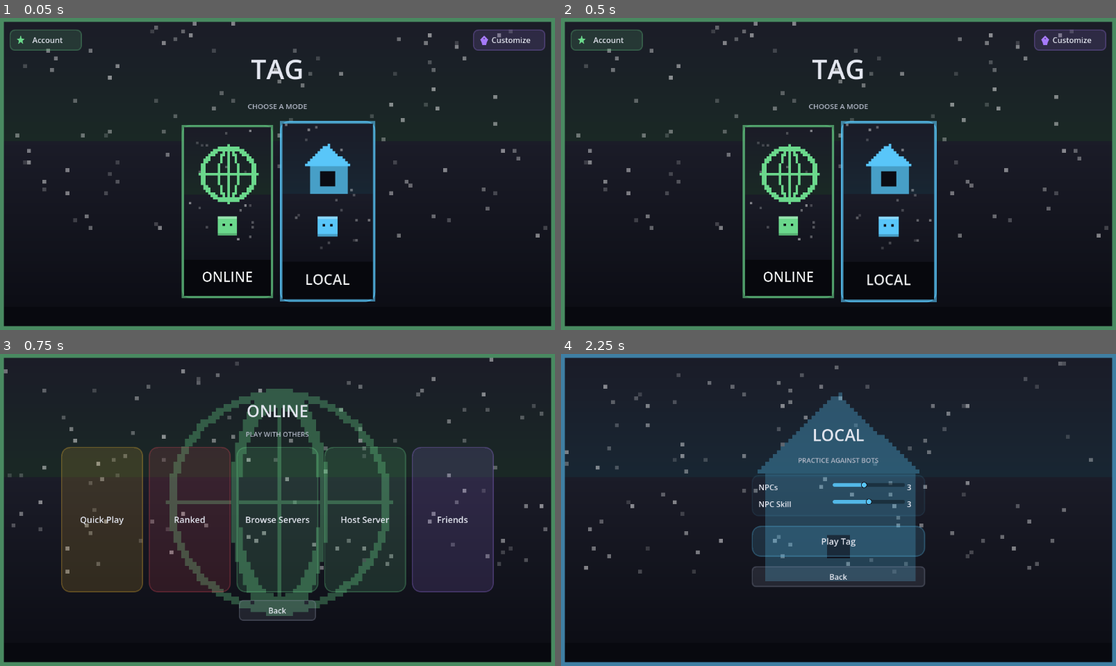
Above: before the commit, frames 1-4 (two rows, left to right).
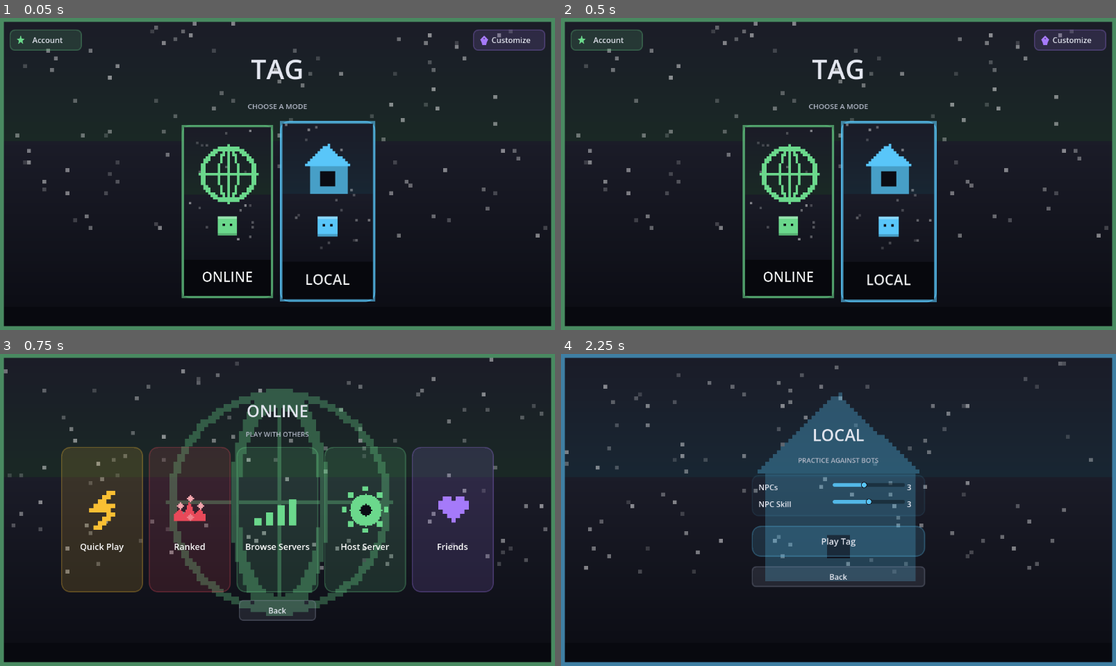
Above: after the commit, the same moments.

Repository: SumDumIdiut/tag
Game: Godot game, scene res://main/bootstrap.tscn
Same seed, same stepped clock (60 frames per second), same inputs: the game is played once before the commit and once after it.
Inputs (mouse positions are in pixels of both pictures, inside the frame that each line leads up to):
- Up to frame 1 (0.05 s): no input
- Up to frame 2 (0.5 s): no input
- Up to frame 3 (0.75 s): click (227, 547) at 0.52 s
- Up to frame 4 (2.25 s): click "Back" at 1.25 s; click (888, 547) at 2.02 s

Frames 1-2 are identical in both runs. In frame 3, 2.4% of the frame differs, in the area x 14-85%, y 42-64%; in frame 4, nothing differs.

Commit message:
Add pixel-art icons to the Online submenu's 5 plain bars
Quick Play/Ranked/Browse Servers/Host Server/Friends were the only
buttons left with no art at all after the mode-button and background
work -- same icon library, cropped to a standalone glyph and layered
above each bar's own label (now moved into a proper bottom band)
rather than replacing the existing styled button outright.

Also fixes the heart icon itself: the circles-plus-triangle version
lost its notch entirely at small sizes and read as a rounded blob
(confirmed by screenshot on the Friends bar icon) -- rebuilt as an
explicit bitmap, same fix already applied to the lightning bolt.
Republished the corrected friends_menu background live.

Diff:
--- a/game/main/online_menu.gd
+++ b/game/main/online_menu.gd
@@ -8,6 +8,8 @@
 @onready var browse_button: Button = $VBox/BarRow/BrowseButton
 @onready var host_button: Button = $VBox/BarRow/HostButton
 @onready var back_button: Button = $VBox/BackButton
+
+const BAR_ICON_PATH := "res://assets/icons/online_bars/%s.png"
 
 func _ready() -> void:
 	UIStyle.add_background(self, "online_menu")
@@ -20,8 +22,10 @@
 	UIStyle.style_button(browse_button, UIStyle.COLOR_ONLINE, 18)
 	UIStyle.style_button(host_button, UIStyle.COLOR_ONLINE, 18)
 	UIStyle.style_back_button(back_button)
-	for btn in [quick_play_button, ranked_button, browse_button, host_button]:
-		btn.add_theme_font_size_override("font_size", 18)
+	_add_bar_icon(quick_play_button, "quick_play")
+	_add_bar_icon(ranked_button, "ranked")
+	_add_bar_icon(browse_button, "browse_servers")
+	_add_bar_icon(host_button, "host_server")
 
 	quick_play_button.pressed.connect(_on_quick_play_pressed)
 	ranked_button.pressed.connect(_on_ranked_pressed)
@@ -29,6 +33,47 @@
 	host_button.pressed.connect(_on_host_pressed)
 	back_button.pressed.connect(_on_back_pressed)
 	_build_friends_bar()
+
+## Moves a bar's own text down into a bottom label band and adds a small
+## icon (see tools/generate_menu_art.gd's bar-icon output) above it --
+## same icon-then-label composition the mode-button whole-image art uses
+## (main_menu.gd), just layered onto the existing styled button instead of
+## replacing it with a painted image outright.
+func _add_bar_icon(btn: Button, icon_key: String) -> void:
+	var icon_path := BAR_ICON_PATH % icon_key
+	if not ResourceLoader.exists(icon_path):
+		return
+	var label_text := btn.text
+	btn.text = ""
+	btn.clip_contents = true
+
+	var layout := VBoxContainer.new()
+	layout.mouse_filter = Control.MOUSE_FILTER_IGNORE
+	layout.set_anchors_preset(Control.PRESET_FULL_RECT)
+	layout.alignment = BoxContainer.ALIGNMENT_CENTER
+	layout.add_theme_constant_override("separation", 16)
+	btn.add_child(layout)
+
+	var icon_wrap := CenterContainer.new()
+	icon_wrap.mouse_filter = Control.MOUSE_FILTER_IGNORE
+	icon_wrap.custom_minimum_size = Vector2(0, 72)
+	layout.add_child(icon_wrap)
+	var icon := TextureRect.new()
+	icon.texture = load(icon_path)
+	icon.custom_minimum_size = Vector2(64, 64)
+	icon.stretch_mode = TextureRect.STRETCH_KEEP_ASPECT_CENTERED
+	icon.mouse_filter = Control.MOUSE_FILTER_IGNORE
+	icon_wrap.add_child(icon)
+
+	var label := Label.new()
+	label.text = label_text
+	label.horizontal_alignment = HORIZONTAL_ALIGNMENT_CENTER
+	label.autowrap_mode = TextServer.AUTOWRAP_WORD
+	label.custom_minimum_size.x = 150
+	label.add_theme_font_size_override("font_size", 18)
+	label.add_theme_color_override("font_color", Color.WHITE)
+	label.mouse_filter = Control.MOUSE_FILTER_IGNORE
+	layout.add_child(label)
 
 ## Built in code rather than added to the .tscn -- appended as a 5th bar
 ## in BarRow, same "extend an existing hand-authored screen without
@@ -40,9 +85,9 @@
 	friends_button.custom_minimum_size = quick_play_button.custom_minimum_size
 	friends_button.clip_contents = true
 	UIStyle.style_button(friends_button, UIStyle.COLOR_SHOP, 18)
-	friends_button.add_theme_font_size_override("font_size", 18)
 	friends_button.pressed.connect(func(): get_tree().change_scene_to_file("res://main/friends_menu.tscn"))
 	bar_row.add_child(friends_button)
+	_add_bar_icon(friends_button, "friends")
 
 func _on_quick_play_pressed() -> void:
 	get_tree().change_scene_to_file("res://main/quick_play.tscn")
--- a/game/tools/generate_menu_art.gd
+++ b/game/tools/generate_menu_art.gd
@@ -17,6 +17,7 @@
 
 const BACKGROUND_OUT_DIR := "res://assets/backgrounds"
 const MODE_BUTTON_OUT_DIR := "res://assets/icons/mode_buttons"
+const BAR_ICON_OUT_DIR := "res://assets/icons/online_bars"
 
 const BG_TOP := Color(0.106, 0.11, 0.157)
 const BG_MID := Color(0.07, 0.075, 0.11)
@@ -33,10 +34,13 @@
 const BG_DESIGN_SIZE := Vector2i(144, 81) # 8x upscale
 const BTN_FINAL_SIZE := Vector2i(190, 360)
 const BTN_DESIGN_SIZE := Vector2i(38, 72) # 5x upscale
+const BAR_ICON_FINAL_SIZE := Vector2i(96, 96)
+const BAR_ICON_DESIGN_SIZE := Vector2i(32, 32) # 3x upscale
 
 func _ready() -> void:
 	DirAccess.make_dir_recursive_absolute(ProjectSettings.globalize_path(BACKGROUND_OUT_DIR))
 	DirAccess.make_dir_recursive_absolute(ProjectSettings.globalize_path(MODE_BUTTON_OUT_DIR))
+	DirAccess.make_dir_recursive_absolute(ProjectSettings.globalize_path(BAR_ICON_OUT_DIR))
 
 	# No central icon here (unlike every other screen) -- the real UI
 	# already places two big Online/Local cards front-and-center over this
@@ -62,8 +66,27 @@
 	await _make_button("online", COLOR_ONLINE, "globe", "ONLINE")
 	await _make_button("local", COLOR_LOCAL, "house", "LOCAL")
 
+	# Small standalone icons for the Online submenu's 5 plain bars (Quick
+	# Play/Ranked/Browse Servers/Host Server/Friends) -- see online_menu.gd.
+	# Same icon library as the backgrounds/buttons above, just cropped to
+	# an icon-only glyph with no scene/label of its own since these sit on
+	# top of an existing styled button rather than replacing it outright.
+	_make_bar_icon("quick_play", COLOR_QUICKPLAY, "bolt")
+	_make_bar_icon("ranked", COLOR_RANKED, "crown")
+	_make_bar_icon("browse_servers", COLOR_ONLINE, "signal")
+	_make_bar_icon("host_server", COLOR_ONLINE, "gear")
+	_make_bar_icon("friends", COLOR_SHOP, "heart")
+
 	print("GENERATE_DONE")
 	get_tree().quit()
+
+func _make_bar_icon(key: String, color: Color, icon: String) -> void:
+	var img := Image.create(BAR_ICON_DESIGN_SIZE.x, BAR_ICON_DESIGN_SIZE.y, false, Image.FORMAT_RGBA8)
+	img.fill(Color(0, 0, 0, 0))
+	_draw_icon(img, icon, BAR_ICON_DESIGN_SIZE.x / 2, BAR_ICON_DESIGN_SIZE.y / 2, 11, color)
+	img.resize(BAR_ICON_FINAL_SIZE.x, BAR_ICON_FINAL_SIZE.y, Image.INTERPOLATE_NEAREST)
+	img.save_png("%s/%s.png" % [BAR_ICON_OUT_DIR, key])
+	print("painted bar icon: ", key)
 
 # ─── Background composition ─────────────────────────────────────────────
 
@@ -241,11 +264,32 @@
 	_px_rect(img, cx - 2, cy - h / 4, 4, h, color.lightened(0.3))
 	_px_rect(img, cx - w / 2, cy - h / 4 - 4, w, 4, color.lightened(0.2))
 
+## Explicit bitmap, same reasoning as BOLT_PATTERN -- the previous
+## circles-plus-triangle version lost its notch entirely at small sizes
+## (confirmed by screenshot on the online-menu Friends bar icon, where it
+## just read as a rounded blob) since a couple pixels of gap between two
+## small overlapping circles vanishes at low resolution. A hand-placed
+## pattern stays a clearly-a-heart silhouette at any scale.
+const HEART_PATTERN := [
+	".XX.XX.",
+	"XXXXXXX",
+	"XXXXXXX",
+	".XXXXX.",
+	"..XXX..",
+	"...X...",
+]
+
 func _icon_heart(img: Image, cx: int, cy: int, r: int, color: Color) -> void:
-	var lobe := int(r * 0.5)
-	_px_circle(img, cx - lobe / 2, cy - lobe / 3, lobe, color)
-	_px_circle(img, cx + lobe / 2, cy - lobe / 3, lobe, color)
-	_px_triangle(img, cx, cy + lobe, cx - lobe, cy - lobe / 4, cx + lobe, cy - lobe / 4, color)
+	var scale: int = maxi(1, int(r / 3.5))
+	var pat_w := HEART_PATTERN[0].length()
+	var pat_h := HEART_PATTERN.size()
+	var ox := cx - (pat_w * scale) / 2
+	var oy := cy - (pat_h * scale) / 2
+	for row in pat_h:
+		var line: String = HEART_PATTERN[row]
+		for col in pat_w:
+			if line[col] == "X":
+				_px_rect(img, ox + col * scale, oy + row * scale, scale, scale, color)
 
 func _icon_group(img: Image, cx: int, cy: int, r: int, color: Color) -> void:
 	_px_character(img, cx - 4, cy - 4, 8, color)
Binary file changed: game/assets/backgrounds/friends_menu.png
Binary file added: game/assets/icons/online_bars/browse_servers.png
Binary file added: game/assets/icons/online_bars/friends.png
Binary file added: game/assets/icons/online_bars/host_server.png
Binary file added: game/assets/icons/online_bars/quick_play.png
Binary file added: game/assets/icons/online_bars/ranked.png
